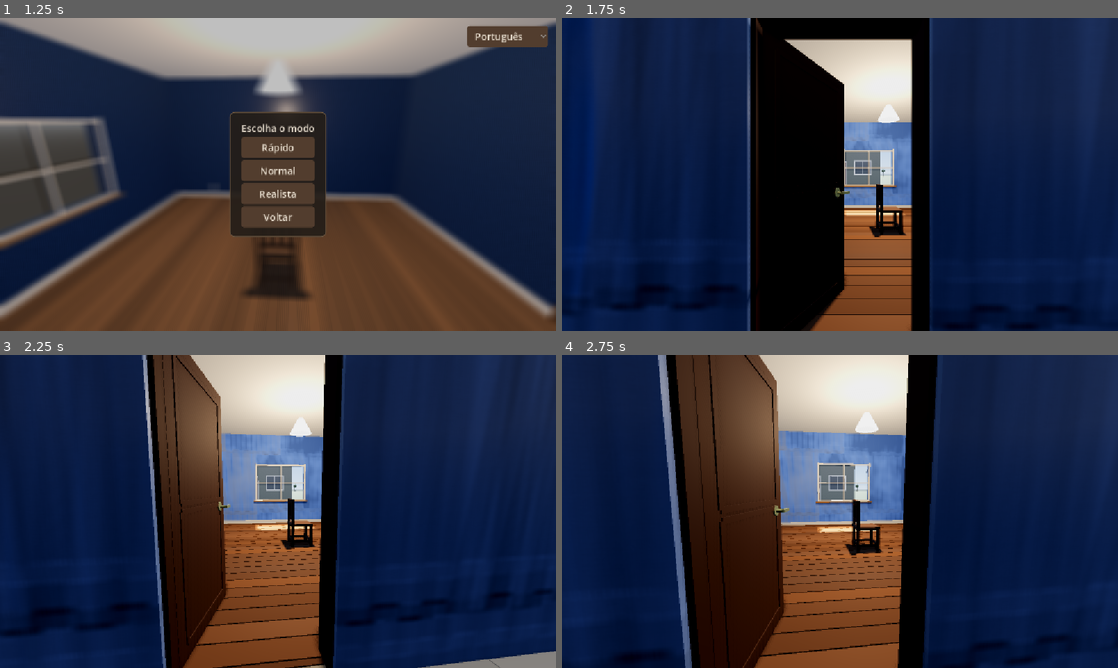
Above: before the commit, frames 1-4 (two rows, left to right).
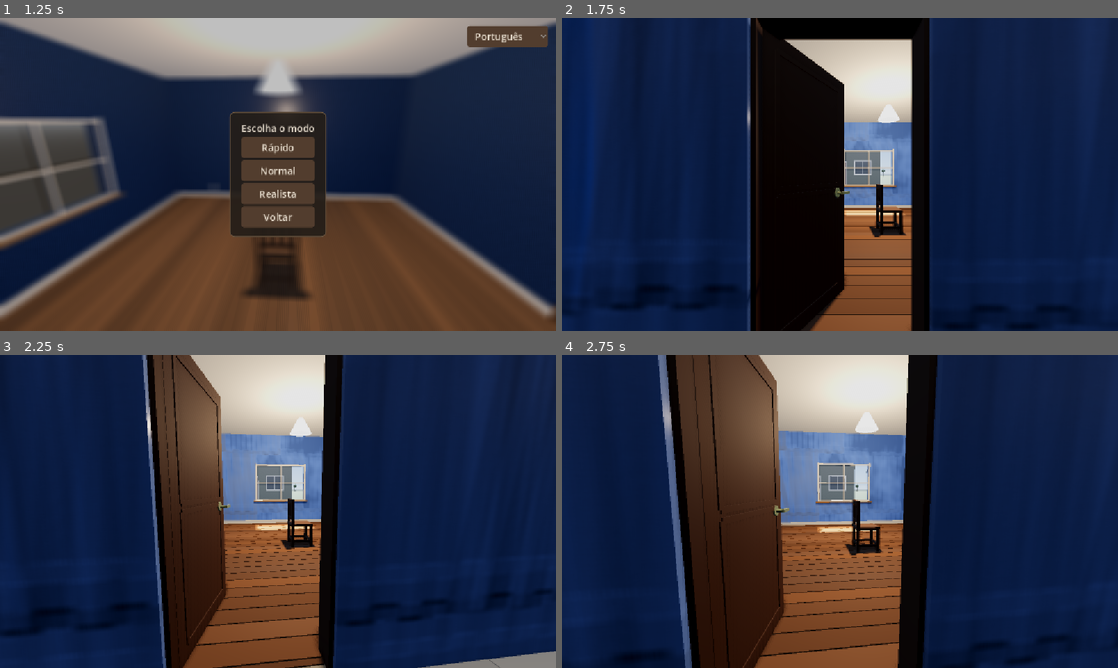
Above: after the commit, the same moments.

Repository: CaioLeonardoSch/watching-paint-dry
Game: Godot game, scene res://scenes/menu_principal.tscn
Same seed, same stepped clock (60 frames per second), same inputs: the game is played once before the commit and once after it.
Inputs (mouse positions are in pixels of both pictures, inside the frame that each line leads up to):
- Up to frame 1 (1.25 s): click "Jogar" at 0.5 s
- Up to frame 2 (1.75 s): click "Rápido" at 1.25 s
- Up to frame 3 (2.25 s): move the mouse to (305, 511) at 2.02 s
- Up to frame 4 (2.75 s): no input

Frame 1 is identical in both runs. In frame 2, less than 0.1% of the frame differs, in the area x 33-34%, y 18-35%; in frame 3, 0.2%; in frame 4, 0.2%, in the area x 17-20%, y 0-24%.

Commit message:
fix: contraste esmagava o canal escuro de 6 das 7 cores; molhado vira verniz (CLEARCOAT)
Medido nas paredes reais, cena congelada, camera da cadeira.

GRADE DE COR. O adjustment_contrast=1.08 aplica 0.5+(cor-0.5)*1.08 em espaco
LINEAR, entao tudo abaixo de linear 0.037 vira 0. Na parede norte, demao final:
azul, laranja e amarelo clipavam em 99.9% dos pixels; vermelho 56.6%, violeta
40.9%, verde 29.0%. Com contraste 1.00 e a mesma saturacao 1.15, violeta/verde/
vermelho/rosa zeram o clipping, laranja cai pra 6.1%, amarelo pra 1.4%. O croma
nao regride (azul sobe de 81.7 pra 84.7) porque o ganho anterior era comprado
clipando canal.

MOLHADO. O ganho de SPECULAR modulado por angulo rasante valia +5.6% de frente
e +10.5% no raspao extremo, e 65% dele estava atras de pow(1-dot(N,V),4), que da
cadeira mede 0.000. Trocado por CLEARCOAT: verniz fino por cima do pigmento, sem
mexer na rugosidade da base (o risco do PROJETO 3.6 continua respeitado).

A banda horizontal que o verniz desenha e o teto refletido acima da linha do
olho e o piso abaixo. Nao e o ceu: alisar o horizonte procedural e por uma
ReflectionProbe interior mudaram a media de 64.95 pra 64.53. Nao da pra borrar,
so pra dosar -- o pico (lampada, luz direta) cai mais devagar que a banda
(ambiente) conforme a forca desce. Em 0.22 a banda e +8.7% (le como sombra) e o
reflexo da lampada ainda e 6x a media da parede.

VEU_MOLHADO 0.32 -> 0.24: o veu clareia a parede inteira e afogava o reflexo que
o verniz acabou de criar. Da cadeira, molhada contra a mesma parede seca, a razao
cai de 2.52 pra 2.13 (menos lavada) e a estrutura sobe de 7.34 pra 9.38 de cv.

SSR testado e descartado: 73.31/19.44 ligado contra 73.29/19.44 desligado. A base
e fosca de proposito e o lobulo do clearcoat nao e alimentado por SSR.

Parede seca inalterada: razao 1.0007, cv 0.45.

Diff:
--- a/scenes/quarto.tscn
+++ b/scenes/quarto.tscn
@@ -30,7 +30,7 @@
 tonemap_white = 6.0
 ssao_enabled = true
 adjustment_enabled = true
-adjustment_contrast = 1.08
+adjustment_contrast = 1.0
 adjustment_saturation = 1.15
 ssao_radius = 0.7
 ssao_intensity = 1.4
--- a/scripts/cor_tinta.gd
+++ b/scripts/cor_tinta.gd
@@ -48,8 +48,24 @@
 ## pintada" em vez de "laranja molhado". Agora o campo de secagem (G1) dá a
 ## estrutura, a travessia tem cotovelo (saturação antes de valor) e o brilho
 ## rasante entrega o resto, então o véu pode voltar pro valor fiel.
+##
+## **E foi pra 0.24 quando o verniz molhado (CLEARCOAT) entrou.** Medido da
+## cadeira, parede norte azul, contra a mesma parede seca:
+##
+##   | véu  | razão molhada/seca | estrutura (cv %) |
+##   |------|--------------------|------------------|
+##   | 0,32 (antes)  | 2,52 | 7,34 |
+##   | 0,32 (verniz) | 2,47 | 7,59 |
+##   | **0,24**      | **2,13** | **9,38** |
+##   | 0,20          | 1,97 | 10,56 |
+##
+## Os dois números melhoram JUNTOS, e não é coincidência: o véu clareia a parede
+## inteira, então ele afoga o reflexo da lâmpada que o verniz acabou de criar.
+## Baixando o véu, o mesmo reflexo passa a destacar. 2,13 ainda é o dobro de
+## brilho entre molhada e seca — a travessia de cor, que é o conteúdo do jogo,
+## continua grande. Abaixo de 0,20 ela começa a encolher rápido demais.
 const COR_LEITOSA: Color = Color(0.93, 0.93, 0.94)
-const VEU_MOLHADO: float = 0.32
+const VEU_MOLHADO: float = 0.24
 
 @export var nome: String = ""
 @export var cor_alvo: Color = Color(0.16, 0.34, 0.68)
--- a/shaders/tinta_secando.gdshader
+++ b/shaders/tinta_secando.gdshader
@@ -155,6 +155,57 @@
 // compensar, a 3ª demão fresca **crushava em preto** nas emendas de faixa.
 // Quem preenche é `parede_pintavel.gd::forca_fresca`.
 uniform float marca_fresca = 1.0;
+
+// ── Verniz molhado (CLEARCOAT) ─────────────────────────────────────────
+//
+// Tinta molhada é DUAS superfícies, não uma mais lisa: o pigmento fosco
+// embaixo e um filme de água/ligante liso por cima. O `CLEARCOAT` do Godot é
+// exatamente esse modelo — lóbulo especular próprio, por cima, sem tocar na
+// rugosidade da base.
+//
+// ⚠️ Isto substituiu o ganho de SPECULAR modulado por ângulo rasante. Medido em
+// 06/08/2026 numa parede chapada: o termo inteiro valia **+5,6%** de luminância
+// de frente e **+10,5%** no raspão extremo. E os 65% dele que estavam atrás de
+// `pow(1 - dot(N,V), 4)` eram praticamente inalcançáveis — esse fator só passa
+// de 0,5 acima de ~81° da normal, e da cadeira ele mede **0,000**. Na prática o
+// jogador pagava o termo e recebia só o piso de 0,35.
+//
+// Consequência: "molhado" era comunicado clareando a parede 2,83× (véu leitoso
+// + k_valor), que é o mesmo verbo visual de "ainda não pintei direito" — a
+// queixa que já tinha derrubado o VEU_MOLHADO de 0,55 pra 0,32 na G2.
+//
+// ⚠️ E NÃO é baixar o ROUGHNESS da base, que o PROJETO.md §3.6 registra como
+// revertido. Mas o clearcoat **não escapa de graça** do mesmo problema, e isso
+// custou uma rodada: o lóbulo dele também amostra o reflexo do ambiente, e o
+// que a parede devolve é o TETO (bege claro) acima da linha do olho e o PISO
+// (marrom escuro) abaixo. A troca cai exatamente na altura do olho, porque é aí
+// que o raio refletido vira — e com o verniz liso a parede fica **bicolor**.
+//
+// Não adianta borrar: subir `rugosidade_verniz` espalha a troca num degradê
+// largo, o contraste total continua. Também não é o céu — alisar o horizonte do
+// céu procedural e pôr uma `ReflectionProbe` interior no quarto mexeram a média
+// de 64,95 pra 64,53, ou seja nada. É o quarto mesmo.
+//
+// O que abre a janela é o **pico** (reflexo da lâmpada, luz DIRETA) cair mais
+// devagar que a **banda** (reflexo do ambiente) quando a força desce. Medido da
+// cadeira, banda normalizada pela parede seca:
+//
+//   | força | banda | pico  |
+//   |-------|-------|-------|
+//   | 0,85  | 1,250 | 9,38× |
+//   | 0,55  | 1,195 | 7,64× |
+//   | 0,35  | 1,132 | 6,85× |
+//   | **0,22** | **1,087** | **5,96×** |
+//   | 0,10  | 1,043 | 4,60× |
+//
+// Em 0,22 a banda vira falloff de luz (+8,7%, que o olho lê como sombra normal)
+// e o reflexo da lâmpada ainda é 6× a média da parede — um ponto brilhante e
+// inconfundível. É esse ponto que faz ler "molhado", não a parede clarear.
+uniform float verniz_molhado = 0.22;
+// Rugosidade do filme líquido. Alta de propósito: o Godot remapeia isto pra
+// 0,001–0,1 no lóbulo de luz DIRETA, então mesmo 0,55 mantém o reflexo da
+// lâmpada nítido — mas borra o reflexo do AMBIENTE, que é a banda.
+uniform float rugosidade_verniz = 0.55;
 
 // Faixa da carga gravada que conta como "coberto".
 //
@@ -485,28 +536,31 @@
 	// pode ter: o jogador move a cabeça e descobre coisa. Pintor de verdade
 	// confere a borda molhada exatamente assim, olhando a parede de raspão.
 	//
-	// ⚠️ Risco conhecido e JÁ REVERTIDO uma vez: roughness baixo demais faz a
-	// parede refletir o céu procedural e quebrar em blocos visíveis (está no
-	// PROJETO.md 3.6). Por isso o piso é 0.36 e não menos, e o ganho de molhado
-	// vai no SPECULAR modulado pelo ângulo rasante — de frente a parede
-	// continua fosca, e o brilho só aparece quando a câmera olha ao longo dela.
-	// Mesmo efeito, sem o risco.
-	//
-	// NORMAL e VIEW estão os dois em espaço de visão no fragment() do Godot 4,
-	// e VIEW aponta do fragmento pra câmera. Então dot = 1 é de frente e 0 é de
-	// raspão; a potência 4 concentra o ganho nos ângulos bem rasantes.
-	float rasante = pow(1.0 - clamp(dot(normalize(NORMAL), normalize(VIEW)), 0.0, 1.0), 4.0);
+	// ⚠️ A BASE é pigmento, e pigmento é fosco molhado ou seco. Ela nunca fica
+	// lisa — o que muda com a secagem é o VERNIZ por cima (ver `verniz_molhado`
+	// e o CLEARCOAT lá embaixo). Baixar a rugosidade da base pra fingir molhado
+	// já foi tentado e revertido: a parede passa a refletir o céu procedural e
+	// quebra em blocos visíveis (PROJETO.md §3.6).
 	float molhado = 1.0 - k_brilho;
 
-	float rug_pintada = mix(0.36, 0.90, k_brilho);
+	// A base ainda ganha um tico de lisura molhada — o filme preenche a
+	// microtextura do reboco de verdade — mas longe do que faria reflexo.
+	float rug_pintada = mix(0.62, 0.90, k_brilho);
 	ROUGHNESS = mix(0.92, rug_pintada, cobertura);
 	// O peso da mancha vai pro brilho, o dobro do que foi pra cor: é assim que
 	// parede secando se parece de perto. Atenuado por `nitidez` pelo mesmo
 	// motivo do lap mark — de longe o pixel cobre manchas demais pra resolver.
 	ROUGHNESS += mancha * 0.14 * k_mancha * cobertura * nitidez;
 	ROUGHNESS -= bead * 0.10;                            // o bead é mais liso
-	ROUGHNESS = clamp(ROUGHNESS, 0.30, 1.0);             // piso duro, ver acima
+	ROUGHNESS = clamp(ROUGHNESS, 0.55, 1.0);             // piso duro, ver acima
 	ROUGHNESS = mix(ROUGHNESS, ROUGHNESS * 0.93, lap);   // lap mark brilha um pouco mais
 	METALLIC  = 0.0;                                     // tinta não é metal
-	SPECULAR  = mix(0.30, 0.30 + 0.32 * molhado * (0.35 + 0.65 * rasante), cobertura);
+	SPECULAR  = 0.30;                                    // o molhado não mora mais aqui
+
+	// ── O filme líquido ────────────────────────────────────────────
+	// Fecha junto com `k_brilho`, ou seja no flash-off, e só existe onde o rolo
+	// já passou. O bead — a beirada onde a tinta escorreu e engrossou — é a
+	// parte mais líquida de todas, então leva um extra.
+	CLEARCOAT = clamp(verniz_molhado * molhado * cobertura + bead * 0.35 * verniz_molhado, 0.0, 1.0);
+	CLEARCOAT_ROUGHNESS = mix(rugosidade_verniz, 0.55, k_brilho);
 }
Not shown, changed: PROJETO.md
